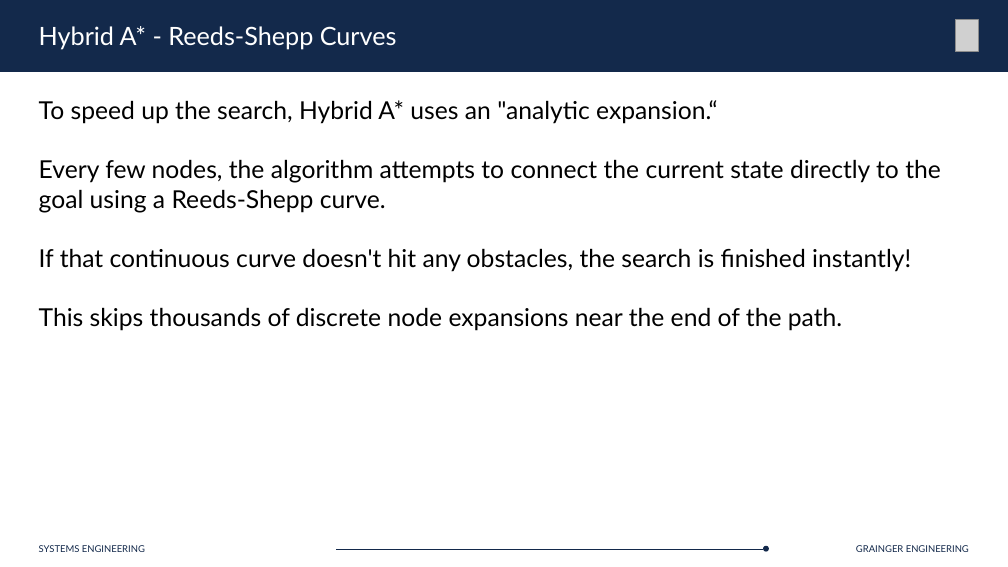
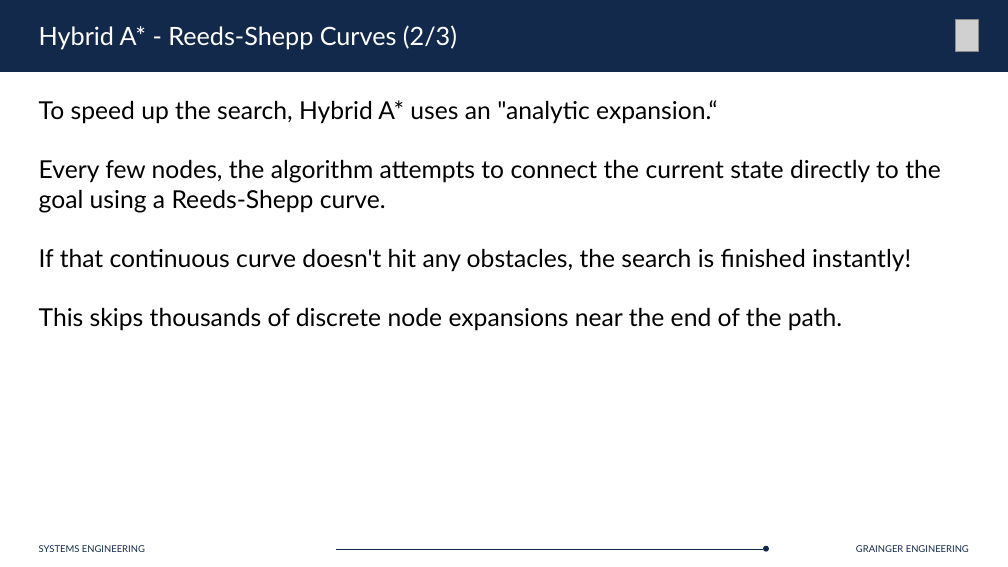
Before and after one commit to Marius-Juston/SE-423---Class-Material, a slide deck: slide 32 of Lectures/Slides/L19.pptx. Drawn at 1008x567 pixels with LibreOffice and Linux fonts; fonts in the diff are those of the drawing; grey boxes stand for pictures. Boxes give left, top, right and bottom in pixels: in the first picture for what was removed or moved away, otherwise in the second. Text is boxed around its words. In the diff, an @@ line names an element or a change of style, - is before the commit and + after.

```diff
--- a/Lectures/Slides/L19.pptx
+++ b/Lectures/Slides/L19.pptx
@@ title at (x1=39, y1=25, x2=457, y2=50): text changed @@
-Hybrid A* - Reeds-Shepp Curves
+Hybrid A* - Reeds-Shepp Curves (2/3)
```
Also in this commit, not shown: 39 other slides changed, 19 other files.
